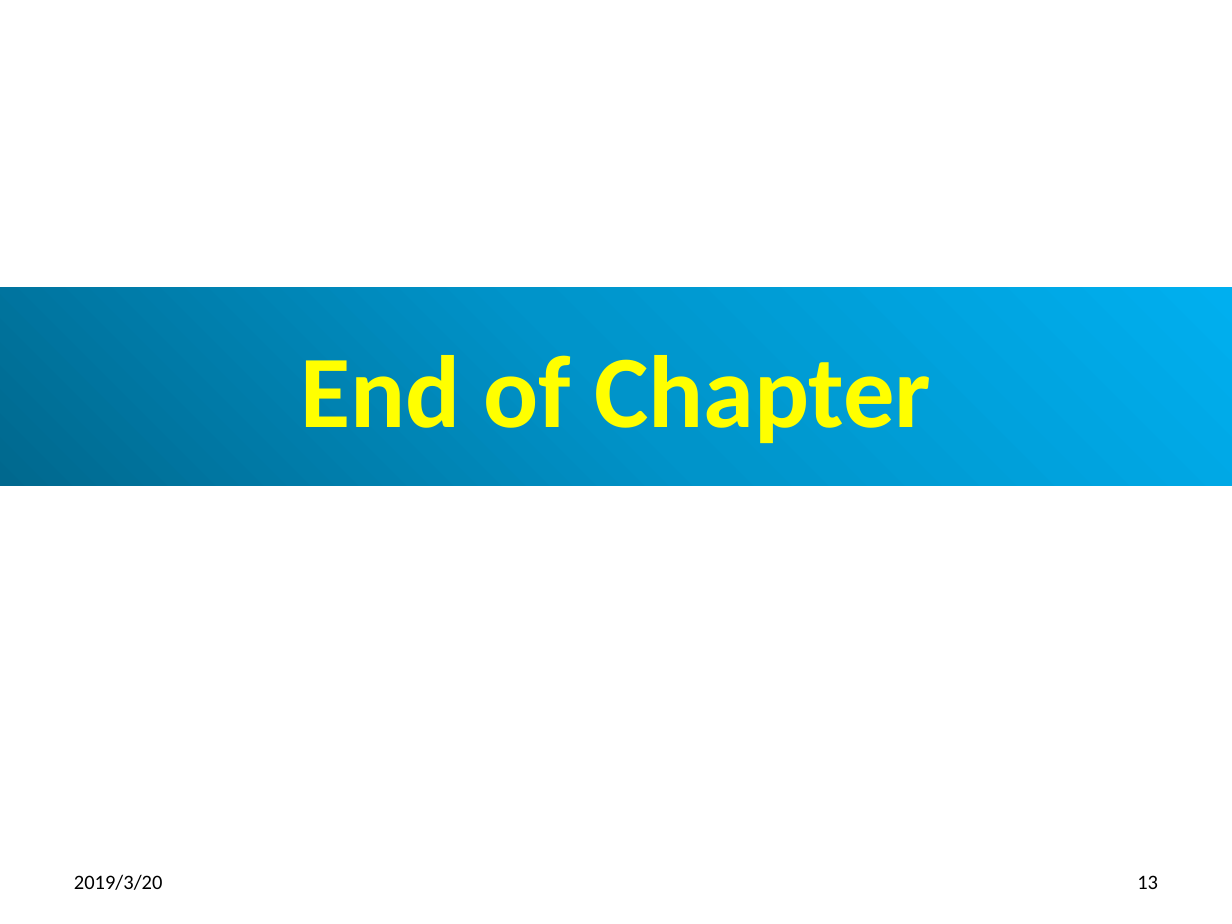
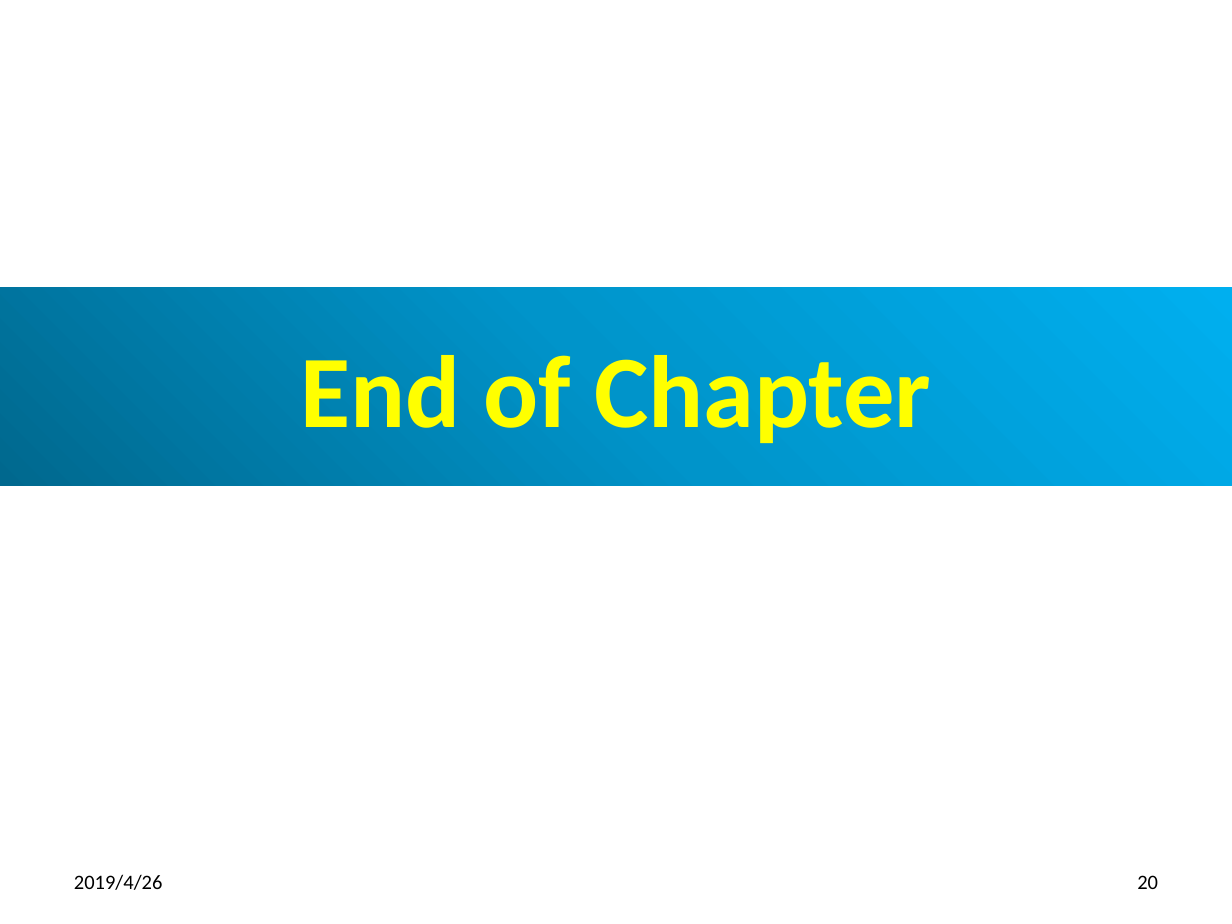
Before and after one commit to peterhchen/100-Java-Topic, a slide deck: slide 20 of 14_01_13_CollectionGeneric/ch1402_CollectionGenericPractical/1402_CollectionGenericPractical.pptx (slide 13 before the commit). Drawn at 1232x924 pixels with LibreOffice and Linux fonts; fonts in the diff are those of the drawing. Boxes give left, top, right and bottom in pixels: in the first picture for what was removed or moved away, otherwise in the second. Text is boxed around its words. In the diff, an @@ line names an element or a change of style, - is before the commit and + after.

```diff
--- a/14_01_13_CollectionGeneric/ch1402_CollectionGenericPractical/1402_CollectionGenericPractical.pptx
+++ b/14_01_13_CollectionGeneric/ch1402_CollectionGenericPractical/1402_CollectionGenericPractical.pptx
@@ text at [74, 874, 163, 890]: text changed @@
-2019/3/20
+2019/4/26
@@ page number at [1137, 875, 1158, 889]: text changed @@
-13
+20
```
Also in this commit, not shown: 12 other slides changed, 7 slides added.
